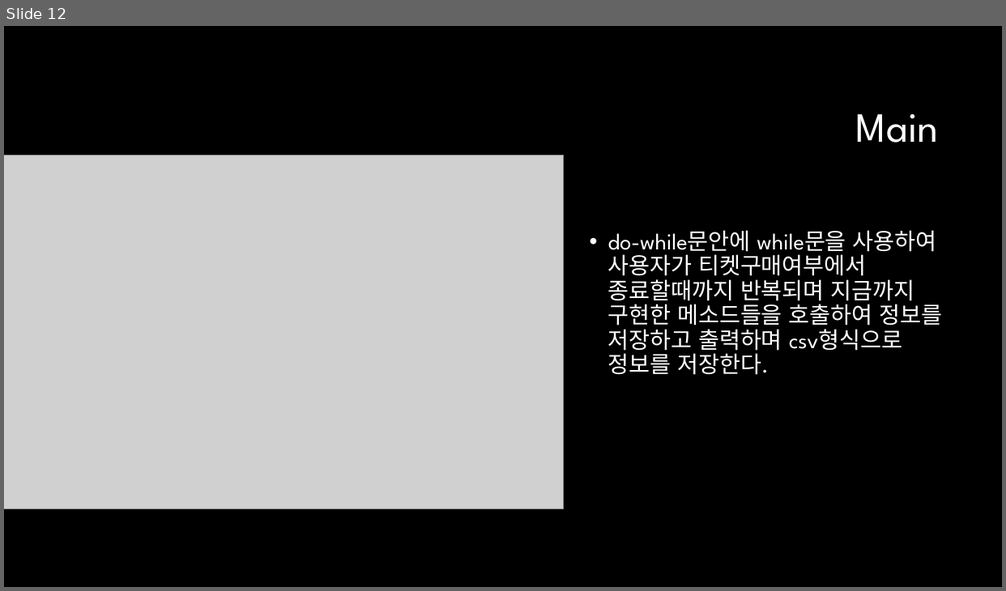
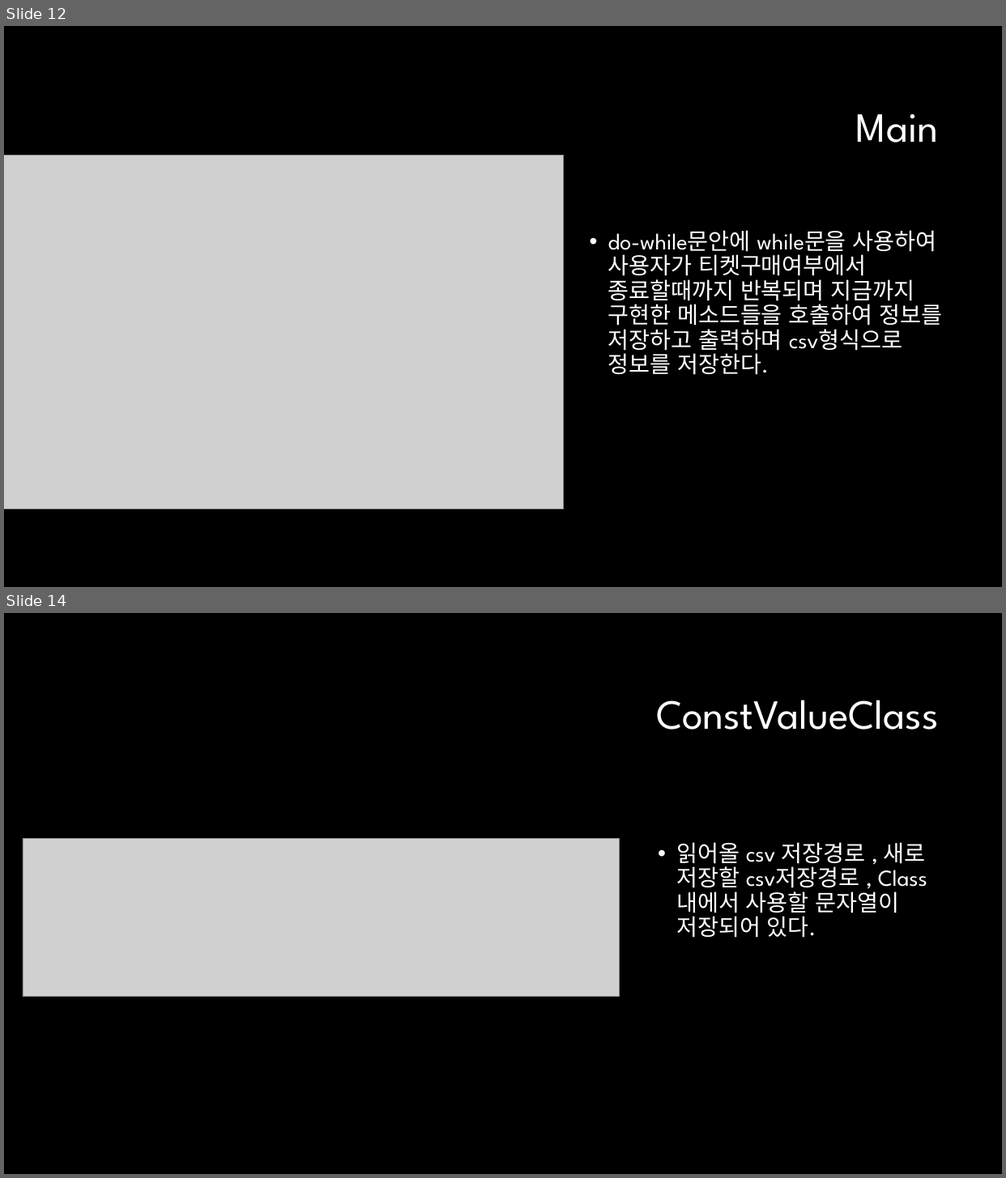
Before and after one commit to minjae1030/PlayGround, a slide deck: kopo04_PlayGround_ppt.pptx. Shown one above the other, each under a label of ours: slide 12 before the commit, slides 12 and 14 after it; the slides between them are not shown. The pictures are 1006x591 and 1006x1178 pixels, drawn with LibreOffice and Linux fonts; fonts in the diff are those of the drawing; grey boxes stand for pictures; background and template pictures are left out. Boxes give left, top, right and bottom in pixels: in the first picture for what was removed or moved away, otherwise in the second. Text is boxed around its words. In the diff, an @@ line names an element or a change of style, - is before the commit and + after.

```diff
--- a/kopo04_PlayGround_ppt.pptx
+++ b/kopo04_PlayGround_ppt.pptx
@@ slide 14 added at (4, 613, 1002, 1174), background #000000 @@
@@ text added at (656, 700, 939, 730), 40 pt, text #FFFFFF @@
+ConstValueClass
@@ picture added at (23, 838, 620, 996) @@
@@ text added at (676, 842, 926, 938), 22 pt, text #FFFFFF @@
+• 읽어올 csv 저장경로 , 새로 저장할 csv저장경로 , Class내에서 사용할 문자열이 저장되어 있다.
```
Also in this commit, not shown: 7 other slides added.
